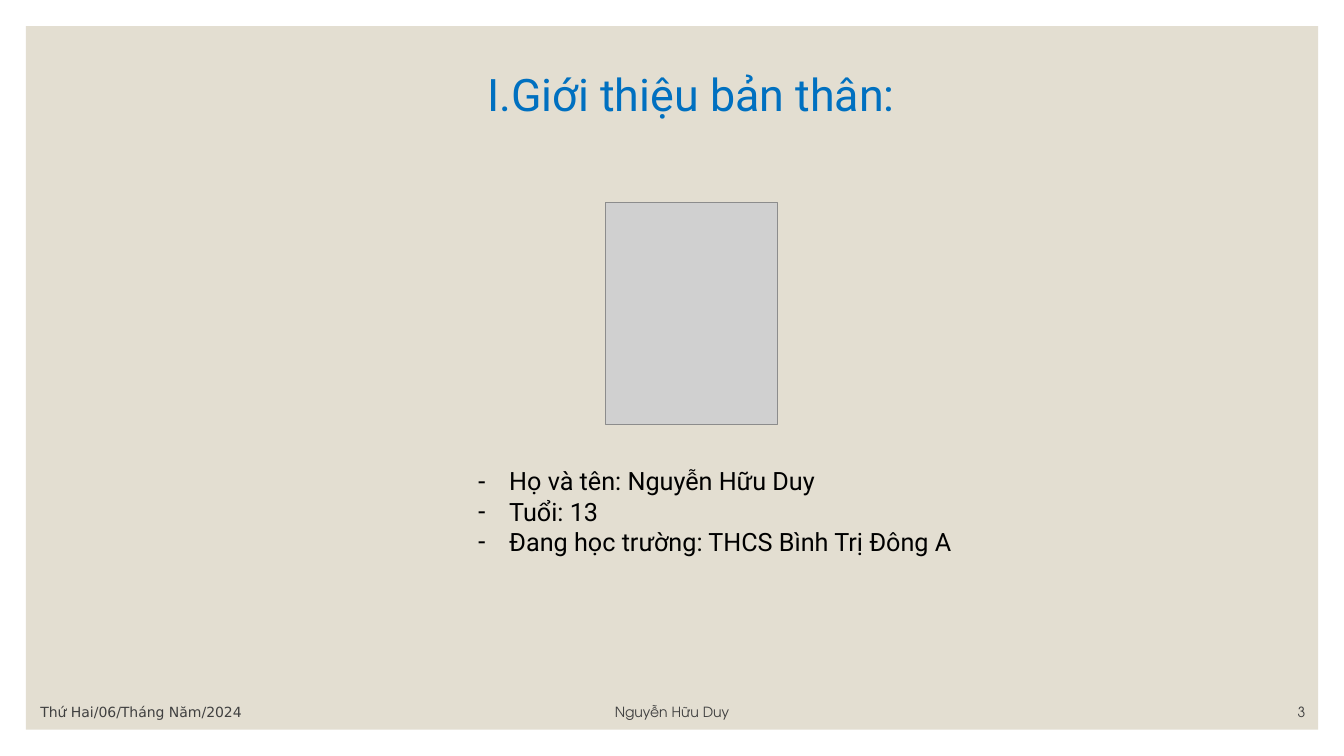
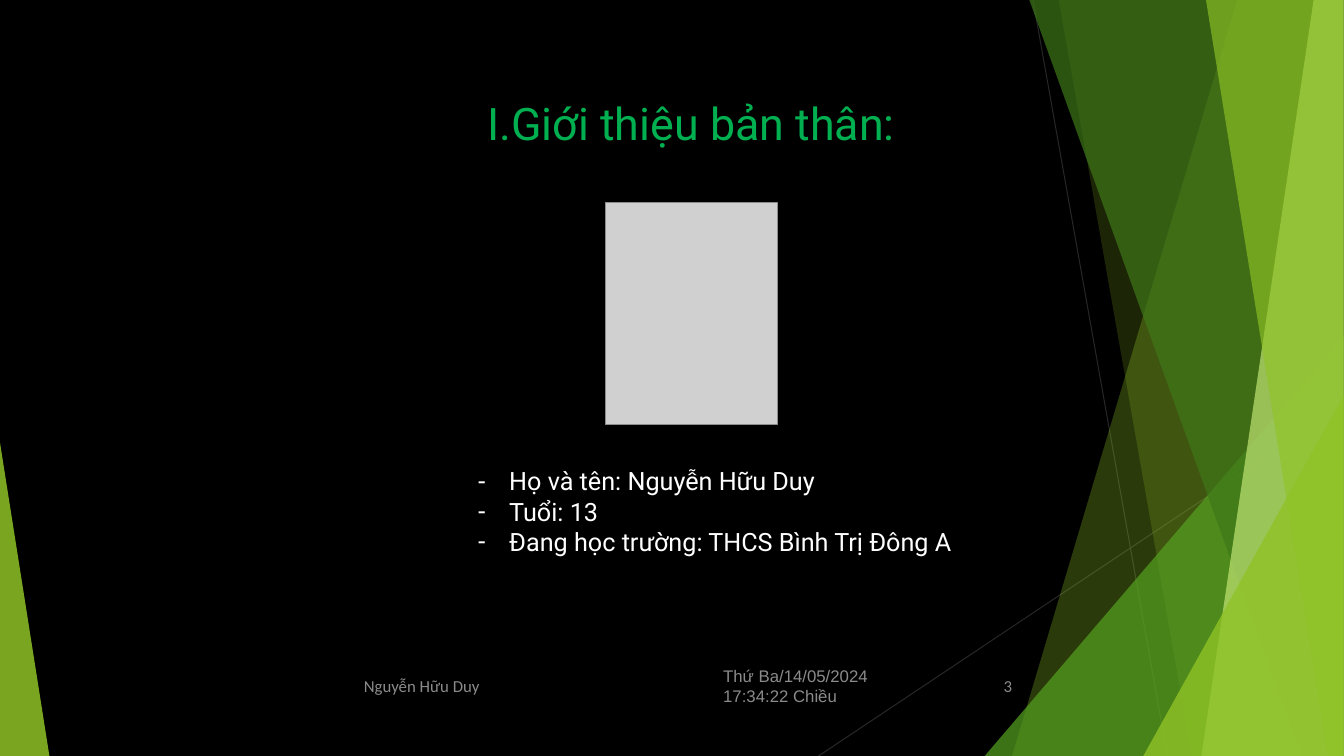
Before and after one commit to GreenSystemDuy08/TL-C4K-PTI01, a slide deck: slide 3 of PTI/SPCK/Thuyết trình.pptx. Drawn at 1344x756 pixels with LibreOffice and Linux fonts; fonts in the diff are those of the drawing; grey boxes stand for pictures. Boxes give left, top, right and bottom in pixels: in the first picture for what was removed or moved away, otherwise in the second. Text is boxed around its words. In the diff, an @@ line names an element or a change of style, - is before the commit and + after.

```diff
--- a/PTI/SPCK/Thuyết trình.pptx
+++ b/PTI/SPCK/Thuyết trình.pptx
@@ background #FFFFFF to #000000 @@
@@ rectangle removed at (x1=26, y1=26, x2=1319, y2=730) @@
@@ text "I.Giới thiệu bản thân:" moved from (x1=487, y1=74, x2=894, y2=119) to (x1=487, y1=103, x2=894, y2=148) @@
@@ text "I.Giới thiệu bản thân:" at (x1=487, y1=103, x2=894, y2=148): text colour #0070C0 to #00B050; line spacing 0.9 to 1 @@
@@ group added at (x1=0, y1=0, x2=1344, y2=756): 5 freeform shapes, 3 triangles, 2 lines @@
@@ text "Họ và tên: Nguyễn Hữu ..." at (x1=509, y1=469, x2=951, y2=557): text colour #000000 to #FFFFFF @@
@@ text "Nguyễn Hữu Duy" moved from (x1=615, y1=705, x2=729, y2=720) to (x1=364, y1=679, x2=480, y2=695) @@
@@ text "Nguyễn Hữu Duy" at (x1=364, y1=679, x2=480, y2=695): size 10 to 12 pt, font TeX Gyre Adventor to Calibri, text colour #404040 to #8C8C8C; vertical alignment bottom to middle @@
@@ text added at (x1=723, y1=669, x2=868, y2=702), 12 pt, text #8C8C8C @@
+Thứ Ba/14/05/2024 17:34:22 Chiều
@@ page number at (x1=1004, y1=681, x2=1012, y2=692): size 10 to 12 pt, font TeX Gyre Adventor to Calibri, text colour #404040 to #8C8C8C; vertical alignment bottom to middle @@
@@ page number moved from (x1=1298, y1=706, x2=1306, y2=717) to (x1=1004, y1=681, x2=1012, y2=692) @@
@@ text removed at (x1=40, y1=706, x2=242, y2=720) @@
-Thứ Hai/06/Tháng Năm/2024
```
Also in this commit, not shown: 10 other slides changed, 5 other files.
